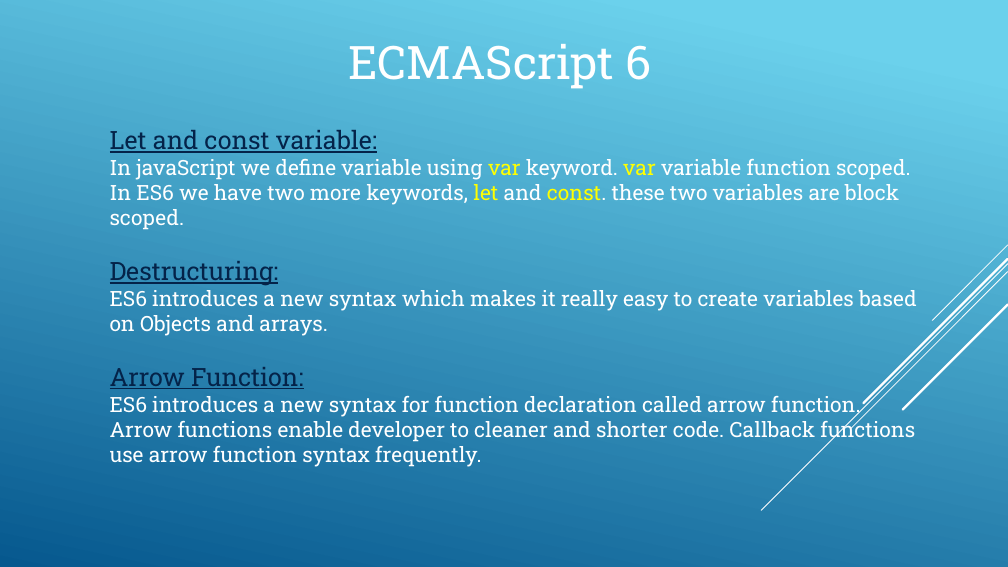
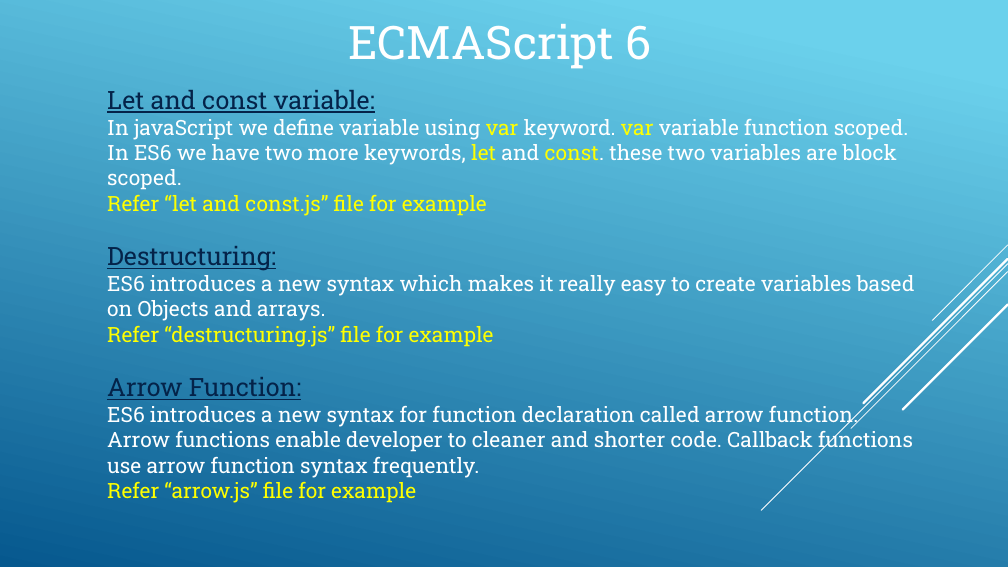
Before and after one commit to sindhushreem/tutorial, a slide deck: slide 6 of React and Grommet.pptx. Drawn at 1008x567 pixels with LibreOffice and Linux fonts; fonts in the diff are those of the drawing. Boxes give left, top, right and bottom in pixels: in the first picture for what was removed or moved away, otherwise in the second. Text is boxed around its words. In the diff, an @@ line names an element or a change of style, - is before the commit and + after.

```diff
--- a/React and Grommet.pptx
+++ b/React and Grommet.pptx
@@ text "ECMAScript 6": place and size @@
-text "ECMAScript 6" at <box>348,44,652,89</box>
+text "ECMAScript 6" at <box>348,24,652,69</box>
@@ text "Let and const variable:": place and size @@
-text "Let and const variable:" at <box>110,130,917,467</box>
+text "Let and const variable:" at <box>107,90,915,503</box>
@@ text at <box>107,195,487,216</box>: paragraph added @@
+Refer “let and const.js” file for example
@@ text at <box>107,326,494,347</box>: paragraph added @@
+Refer “destructuring.js” file for example
@@ text at <box>107,481,416,503</box>: paragraph added @@
+Refer “arrow.js” file for example
```
Also in this commit, not shown: 1 other slide changed.
